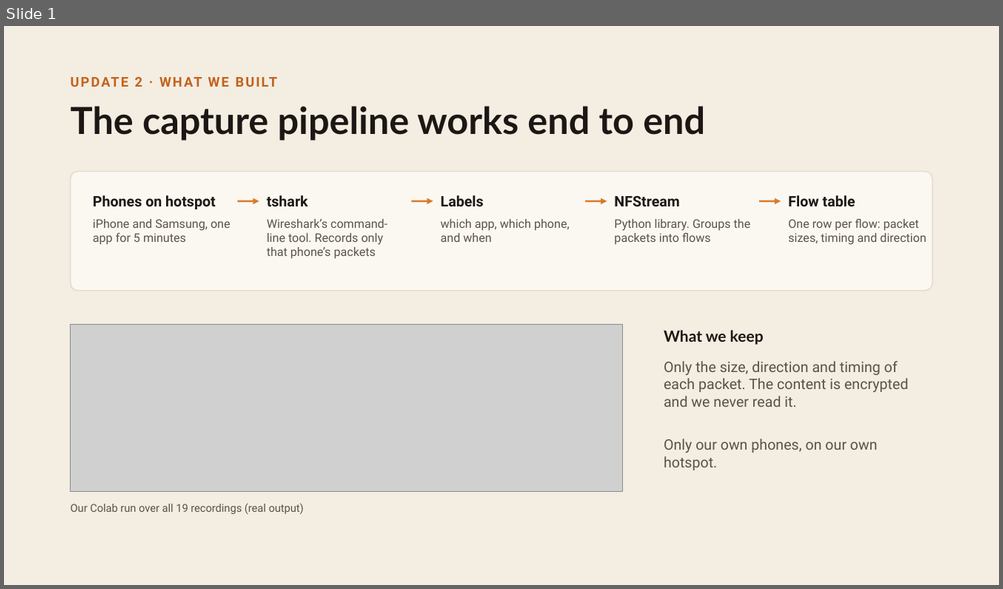
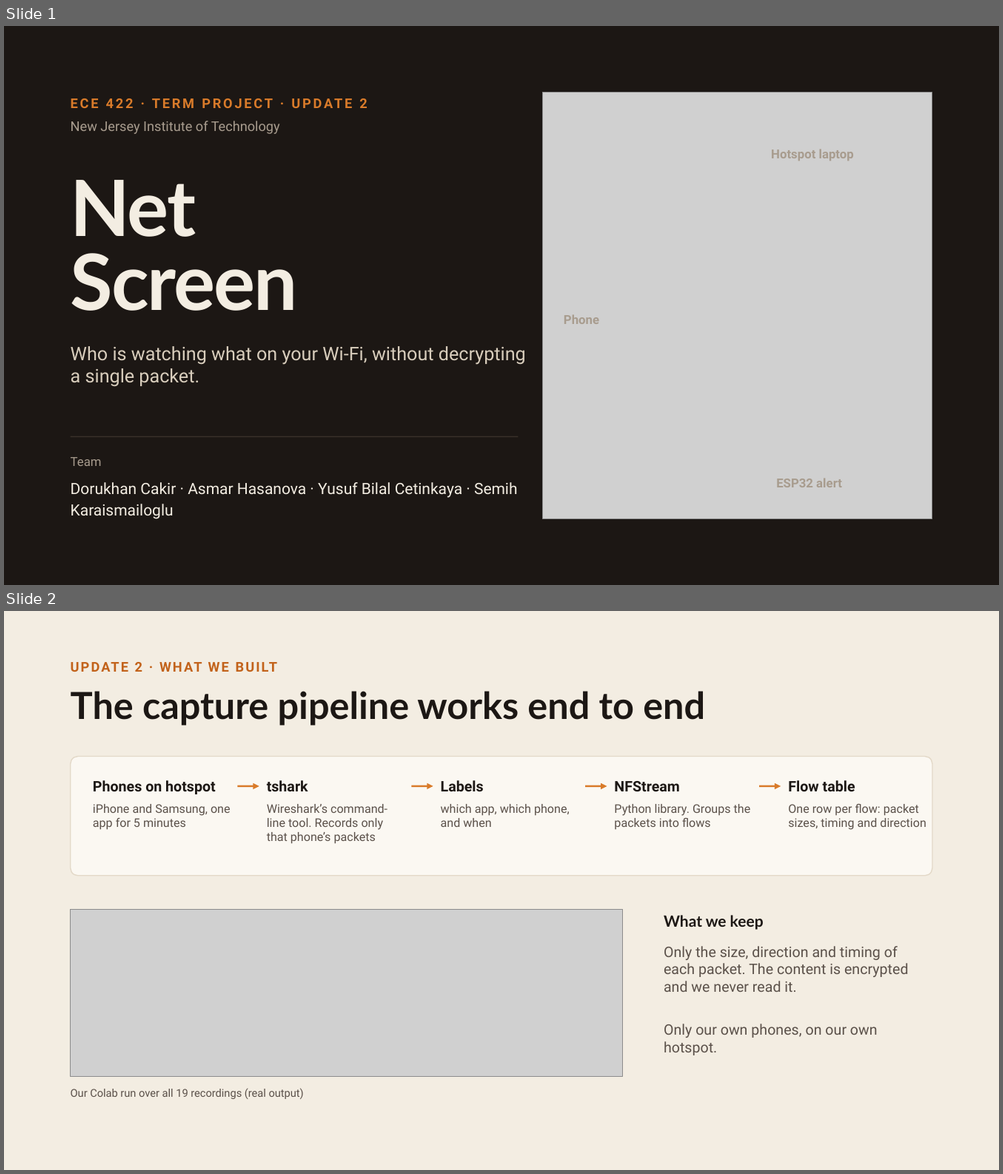
Before and after one commit to Khan-Doruk/net_screen, a slide deck: docs/NetScreen Project Update 2.pptx. Shown one above the other, each under a label of ours: slide 1 before the commit, slides 1 and 2 after it. The pictures are 1003x589 and 1003x1174 pixels, drawn with LibreOffice and Linux fonts; fonts in the diff are those of the drawing; grey boxes stand for pictures. Boxes give left, top, right and bottom in pixels: in the first picture for what was removed or moved away, otherwise in the second. Text is boxed around its words. In the diff, an @@ line names an element or a change of style, - is before the commit and + after.

```diff
--- a/docs/NetScreen Project Update 2.pptx
+++ b/docs/NetScreen Project Update 2.pptx
@@ slide 1 added at bbox=[4, 26, 999, 585], background #1C1714 @@
@@ text added at bbox=[116, 99, 123, 108], 13 pt, text #D97B2A, bold @@
+ECE 422 · TERM PROJECT · UPDATE 2
@@ picture added at bbox=[543, 93, 932, 519] @@
@@ text added at bbox=[71, 121, 280, 134], 13 pt, text #A89C8E @@
+New Jersey Institute of Technology
@@ text added at bbox=[771, 150, 854, 161], 12 pt, text #A89C8E, bold @@
+Hotspot laptop
@@ text added at bbox=[71, 180, 298, 311], 75 pt, text #F3EDE2, bold @@
+Net
+Screen
@@ text added at bbox=[563, 315, 599, 324], 12 pt, text #A89C8E, bold @@
+Phone
@@ text added at bbox=[71, 346, 526, 387], 18 pt, text #D8CDBC @@
+Who is watching what on your Wi-Fi, without decrypting a single packet.
@@ line added from (71, 437) to (518, 437), #3A312A 1 pt @@
@@ text added at bbox=[71, 457, 102, 466], 12 pt, text #A89C8E @@
+Team
@@ text added at bbox=[71, 483, 518, 520], 15 pt, text #F3EDE2 @@
+Dorukhan Cakir · Asmar Hasanova · Yusuf Bilal Cetinkaya · Semih Karaismailoglu
@@ text added at bbox=[776, 479, 842, 488], 12 pt, text #A89C8E, bold @@
+ESP32 alert
@@ what was slide 1 is now slide 2 @@
```
Also in this commit, not shown: 1 slide changed.
